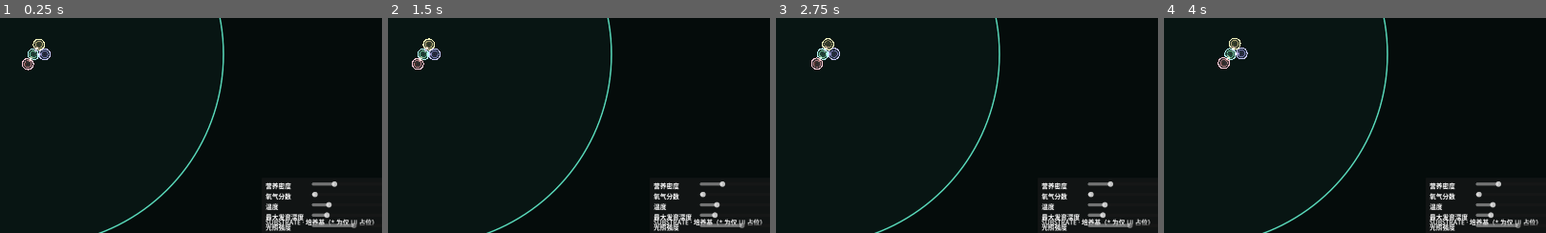
Above: before the commit, frames 1-4 (left to right).
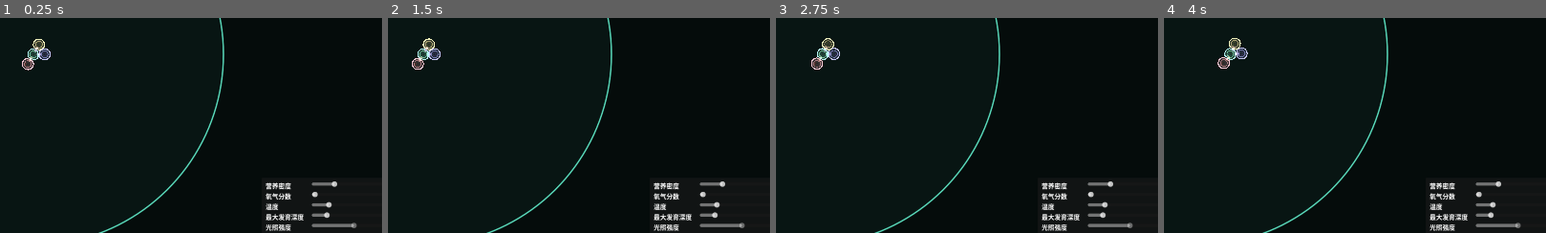
Above: after the commit, the same moments.

Repository: Oatol/cellarium
Game: Godot game, scene res://scenes/main.tscn
Two runs of this game, one before a commit and one after it. Both use one fixed random seed, a clock stepped at 60 frames per second and the inputs below.
Inputs:
- Up to frame 1 (0.25 s): no input
- Up to frame 2 (1.5 s): click "冻结" at 0.5 s; click "观察" at 1.25 s
- Up to frame 3 (2.75 s): click "培养" at 2 s
- Up to frame 4 (4 s): click "慢速观察" at 2.75 s; click "过夜培养" at 3.5 s
The pictures show only the part of the screen within x 46-96%, y 42-92%; the shares and areas given below are measured in that part.

The runs differ from the first frame. In frame 1, 0.5% of the frame differs, in the area x 69-98%, y 93-97%; in frame 2, 0.5%; in frame 3, 0.5%; in frame 4, 0.5%.

Commit message:
v0.9.1: fix substrate panel overlap and add dev editor SVG spec

Diff:
--- a/godot/cellarium-release/scenes/main.tscn
+++ b/godot/cellarium-release/scenes/main.tscn
@@ -154,6 +154,7 @@
 offset_bottom = -8.0
 grow_horizontal = 0
 grow_vertical = 0
+tooltip_text = "培养基（* 为仅 UI 占位）"
 
 [node name="Panel" type="MarginContainer" parent="UI/HUD/SubstratePanel" unique_id=481021637]
 layout_mode = 2
@@ -161,10 +162,6 @@
 theme_override_constants/margin_top = 8
 theme_override_constants/margin_right = 10
 theme_override_constants/margin_bottom = 8
-
-[node name="Title" type="Label" parent="UI/HUD/SubstratePanel/Panel" unique_id=691909427]
-layout_mode = 2
-text = "SUBSTRATE · 培养基（* 为仅 UI 占位）"
 
 [node name="SubstrateRows" type="VBoxContainer" parent="UI/HUD/SubstratePanel/Panel" unique_id=525396268]
 layout_mode = 2
--- a/godot/cellarium-release/tools/SmokeTest.gd
+++ b/godot/cellarium-release/tools/SmokeTest.gd
@@ -1178,6 +1178,15 @@
 		return false
 	if lens.get_child_count() != 5 or view.get_child_count() != 4:
 		push_error("SmokeTest: lens/view button count mismatch")
+		instance.queue_free()
+		return false
+	var substrate_rows: Control = instance.get_node_or_null("UI/HUD/SubstratePanel/Panel/SubstrateRows") as Control
+	if substrate_rows == null or substrate_rows.get_child_count() <= 0:
+		push_error("SmokeTest: substrate rows missing")
+		instance.queue_free()
+		return false
+	if instance.get_node_or_null("UI/HUD/SubstratePanel/Panel/Title") != null:
+		push_error("SmokeTest: substrate title must not overlap rows in MarginContainer")
 		instance.queue_free()
 		return false
 	var panel_rect: Rect2 = panel.get_global_rect()
Not shown, changed: CHANGELOG.md
Not shown, changed: analysis/CellLab_细胞物理与外观_代码级分析.md
